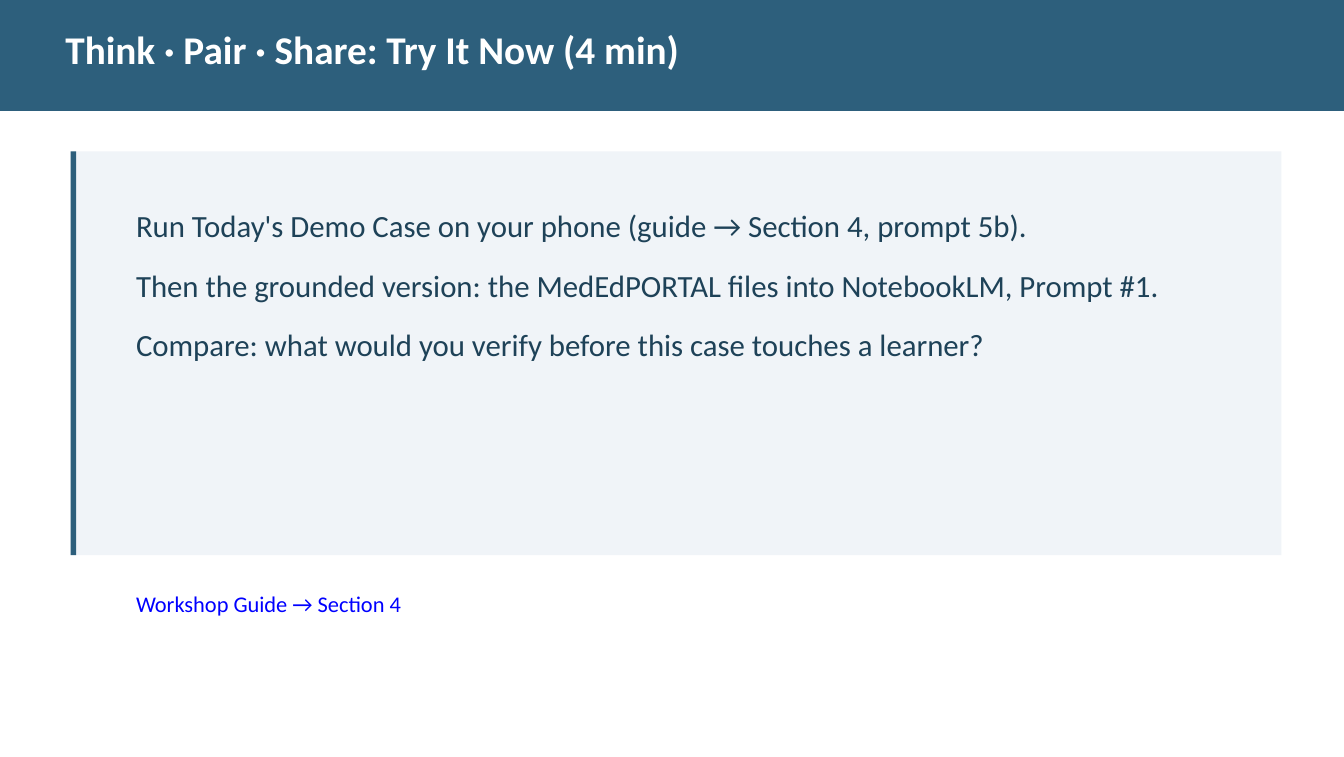
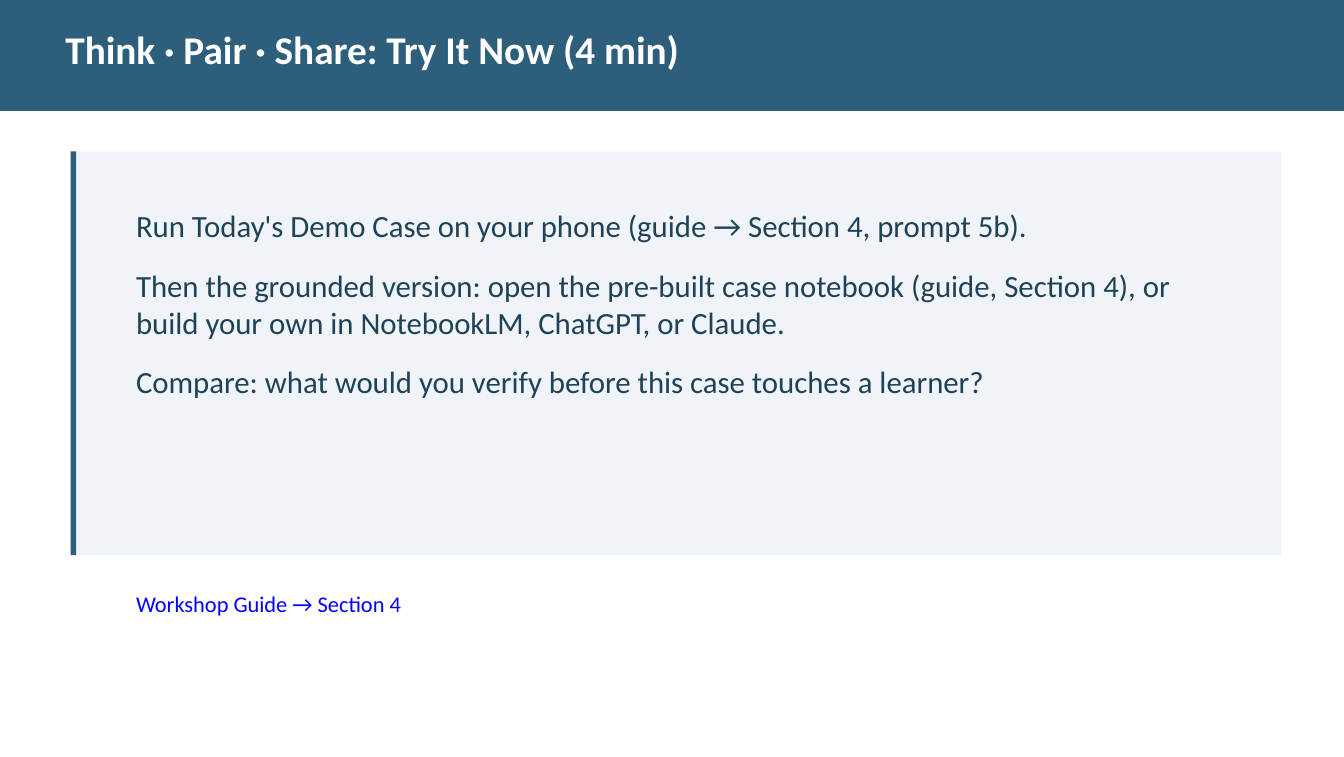
Before and after one commit to diana-brewer/digital-learning-unlocked, a slide deck: slide 12 of Digital Learning Unlocked - Slide Deck.pptx. Drawn at 1344x757 pixels with LibreOffice and Linux fonts; fonts in the diff are those of the drawing. Boxes give left, top, right and bottom in pixels: in the first picture for what was removed or moved away, otherwise in the second. Text is boxed around its words. In the diff, an @@ line names an element or a change of style, - is before the commit and + after.

```diff
--- a/Digital Learning Unlocked - Slide Deck.pptx
+++ b/Digital Learning Unlocked - Slide Deck.pptx
@@ text at [136, 274, 1170, 339]: text changed @@
-Then the grounded version: the MedEdPORTAL files into NotebookLM, Prompt #1.
+Then the grounded version: open the pre-built case notebook (guide, Section 4), or build your own in NotebookLM, ChatGPT, or Claude.
```
Also in this commit, not shown: 1 other slide changed, 2 other files.
